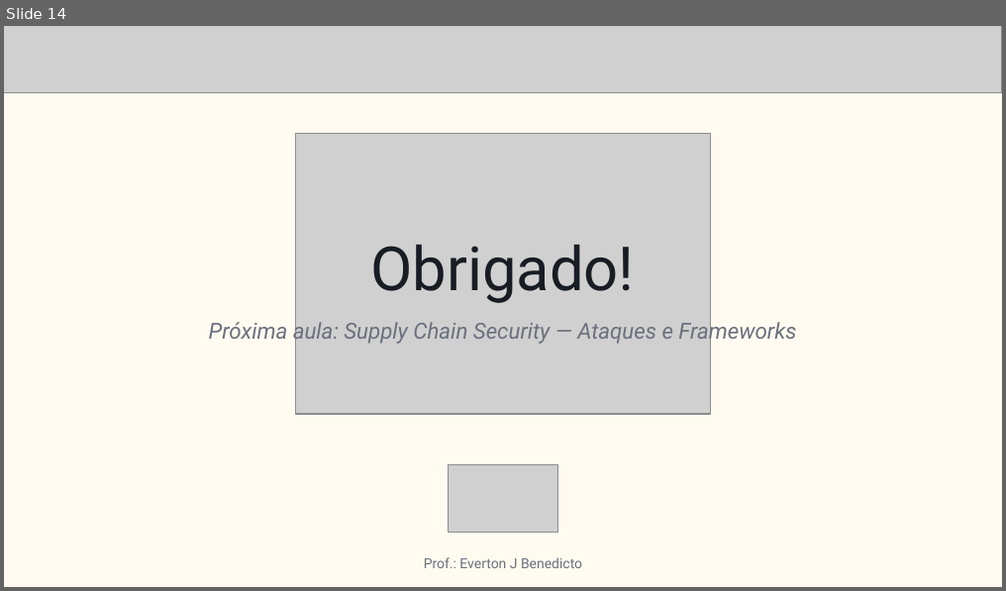
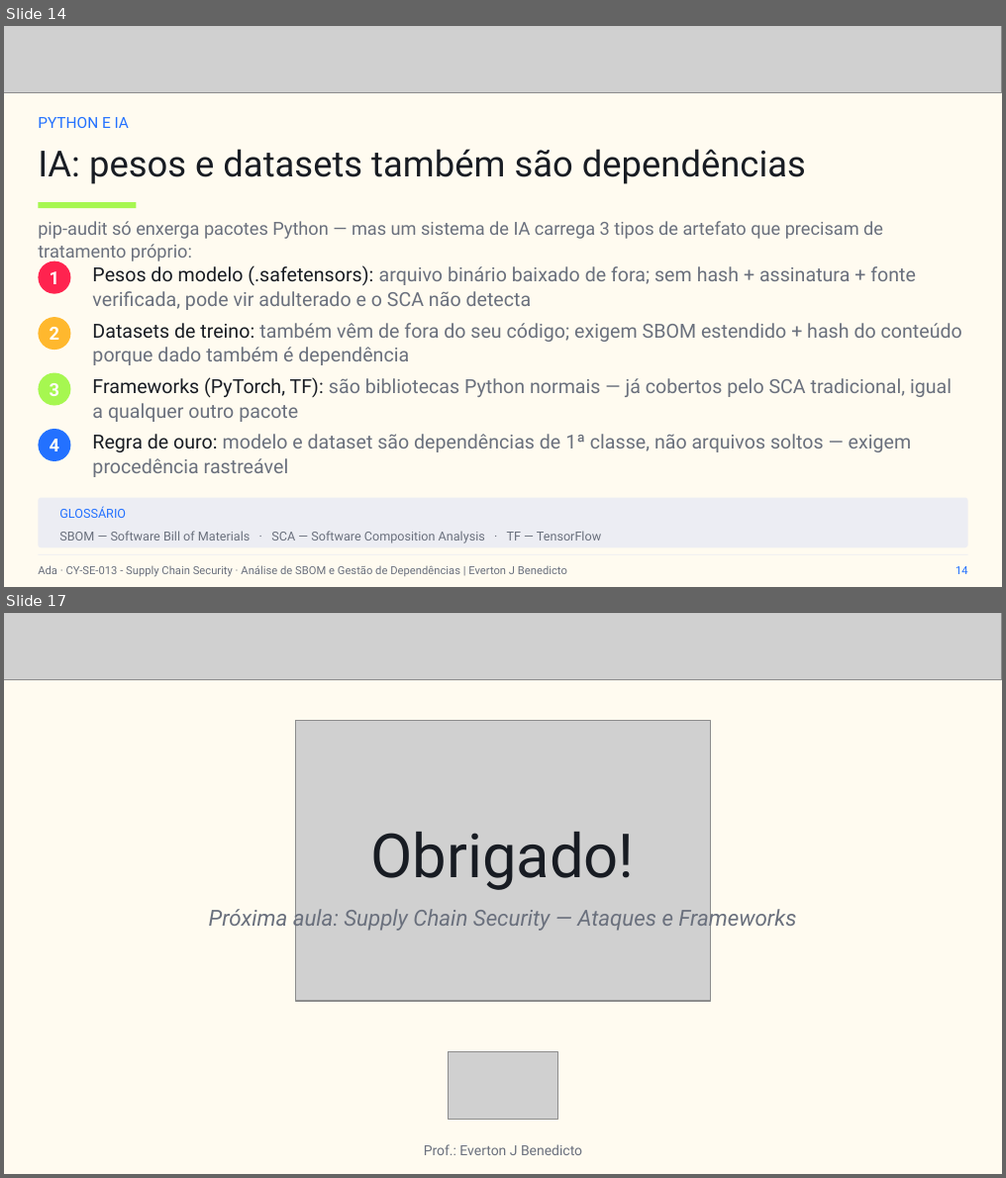
Before and after one commit to everton-dev/AdaTech.Aulas, a slide deck: CY-SE-013 - Supply Chain Security/slides/Aula_05_Analise_de_SBOM_e_Gestao_de_Dependencias.pptx. Shown one above the other, each under a label of ours: slide 14 before the commit, slides 14 and 17 after it; the slides between them are not shown. The pictures are 1006x591 and 1006x1178 pixels, drawn with LibreOffice and Linux fonts; fonts in the diff are those of the drawing; grey boxes stand for pictures. Boxes give left, top, right and bottom in pixels: in the first picture for what was removed or moved away, otherwise in the second. Text is boxed around its words. In the diff, an @@ line names an element or a change of style, - is before the commit and + after.

```diff
--- a/CY-SE-013 - Supply Chain Security/slides/Aula_05_Analise_de_SBOM_e_Gestao_de_Dependencias.pptx
+++ b/CY-SE-013 - Supply Chain Security/slides/Aula_05_Analise_de_SBOM_e_Gestao_de_Dependencias.pptx
@@ slide 14 added at (4,26,1002,587), background #FFFBF0 @@
@@ picture added at (4,26,1002,93) @@
@@ text added at (38,117,129,128), 11 pt, text #2371FF @@
+PYTHON E IA
@@ text added at (38,149,806,184), 26 pt, text #181C23 @@
+IA: pesos e datasets também são dependências
@@ rectangle added at (38,202,136,208), fill #A6F750 @@
@@ text added at (38,221,883,264), 13 pt, text #6A707D @@
+pip-audit só enxerga pacotes Python — mas um sistema de IA carrega 3 tipos de artefato que precisam de tratamento próprio:
@@ ellipse added at (38,262,71,294), fill #FF234F @@
@@ text added at (50,272,59,284), 13 pt, text #FFFDF8, bold @@
+1
@@ text added at (92,266,916,310), 14 pt, text #6A707D @@
+Pesos do modelo (.safetensors): arquivo binário baixado de fora; sem hash + assinatura + fonte verificada, pode vir adulterado e o SCA não detecta
@@ ellipse added at (38,317,71,351), fill #FFB82E @@
@@ text added at (50,327,59,340), 13 pt, text #FFFDF8, bold @@
+2
@@ text added at (92,323,962,366), 14 pt, text #6A707D @@
+Datasets de treino: também vêm de fora do seu código; exigem SBOM estendido + hash do conteúdo porque dado também é dependência
@@ ellipse added at (38,373,71,406), fill #A6F750 @@
@@ text added at (92,377,951,422), 14 pt, text #6A707D @@
+Frameworks (PyTorch, TF): são bibliotecas Python normais — já cobertos pelo SCA tradicional, igual a qualquer outro pacote
@@ text added at (50,383,59,396), 13 pt, text #FFFDF8, bold @@
+3
@@ ellipse added at (38,429,71,462), fill #2371FF @@
@@ text added at (50,439,59,452), 13 pt, text #FFFDF8, bold @@
+4
@@ text added at (92,434,912,477), 14 pt, text #6A707D @@
+Regra de ouro: modelo e dataset são dependências de 1ª classe, não arquivos soltos — exigem procedência rastreável
@@ rounded rectangle added at (38,498,968,548), fill #ECEDF3 @@
@@ text added at (59,507,126,518), 9 pt, text #2371FF @@
+GLOSSÁRIO
@@ rectangle added at (38,555,968,556), fill #ECEDF3 @@
@@ text added at (59,531,601,544), 9 pt, text #6A707D @@
+SBOM — Software Bill of Materials · SCA — Software Composition Analysis · TF — TensorFlow
@@ text added at (38,566,567,577), 8 pt, text #6A707D @@
+Ada · CY-SE-013 - Supply Chain Security · Análise de SBOM e Gestão de Dependências | Everton J Benedicto
@@ text added at (955,567,968,574), 8 pt, text #2371FF @@
+14
@@ what was slide 14 is now slide 17 @@
```
Also in this commit, not shown: 10 slides changed, 2 other slides added, 10 other files.
